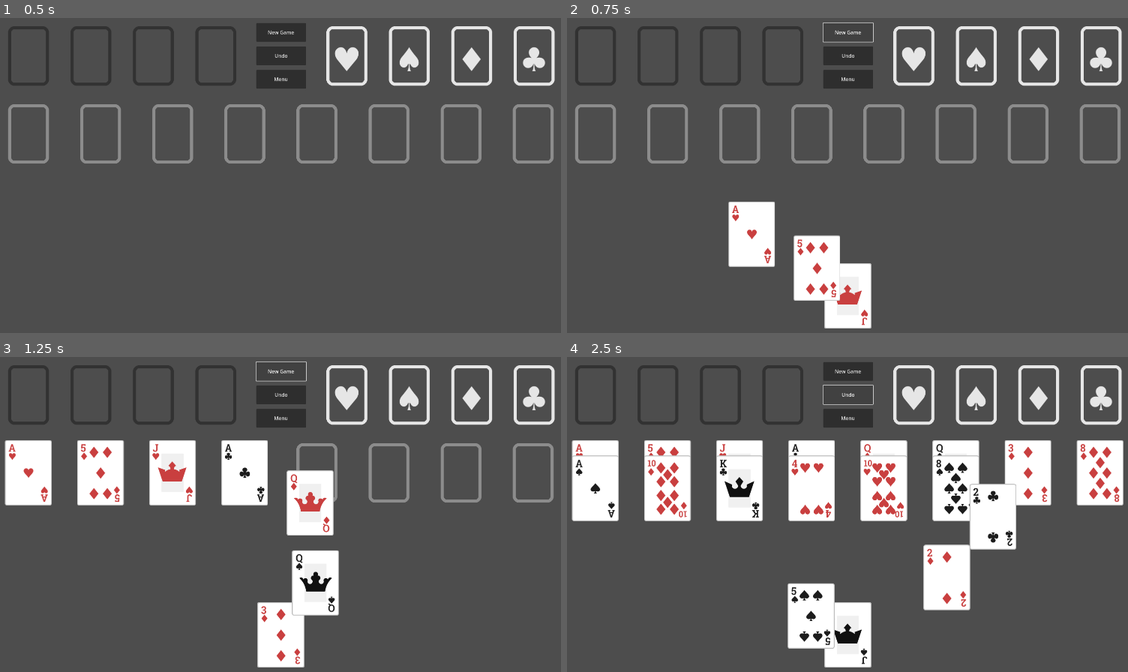
Above: before the commit, frames 1-4 (two rows, left to right).
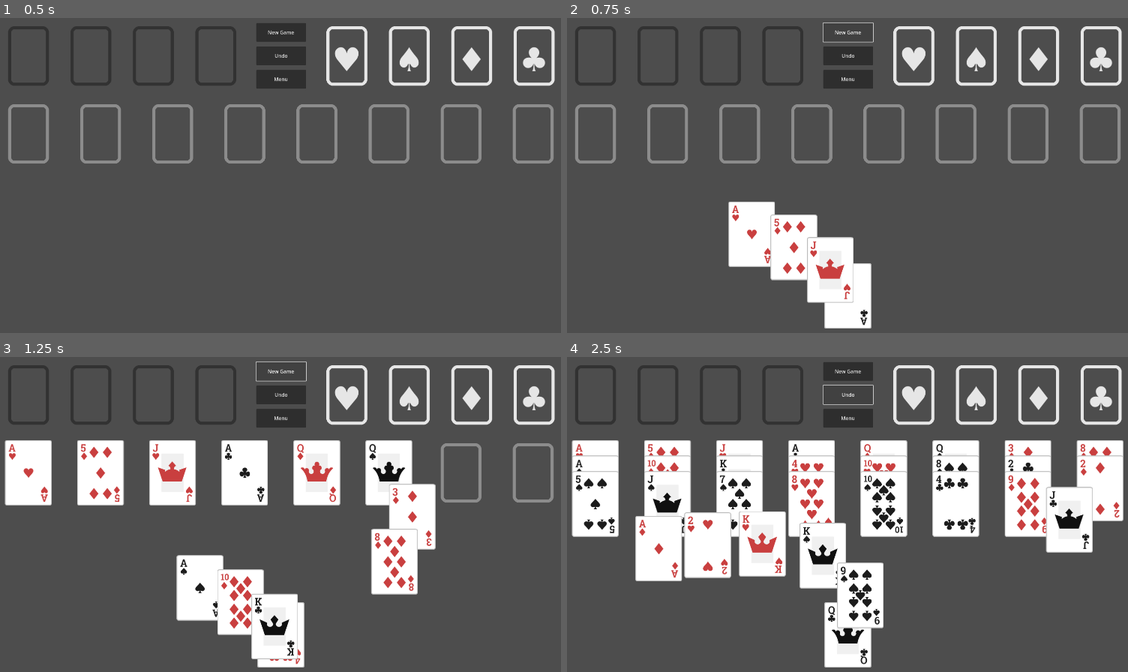
Above: after the commit, the same moments.

Repository: emabrey/card-framework
Game: Godot game, scene res://freecell/scenes/main_game/freecell_game.tscn
Two runs of this game, one before a commit and one after it. Both use one fixed random seed, a clock stepped at 60 frames per second and the inputs below.
Inputs:
- Up to frame 1 (0.5 s): no input
- Up to frame 2 (0.75 s): click "New Game" at 0.5 s
- Up to frame 3 (1.25 s): no input
- Up to frame 4 (2.5 s): click "New Game" at 1.25 s; click "Undo" at 2 s

Frame 1 is identical in both runs. In frame 2, 2.3% of the frame differs, in the area x 36-54%, y 62-98%; in frame 3, 12%; in frame 4, 19%, in the area x 0-100%, y 31-98%.

Commit message:
feat: reduce game generating timer waiting time for improved responsiveness

Diff:
--- a/freecell/scenes/main_game/freecell_game.gd
+++ b/freecell/scenes/main_game/freecell_game.gd
@@ -3,7 +3,7 @@
 
 const suits = ["Heart", "Spade", "Diamond", "Club"]
 const auto_move_timer_wating_time = 0.2
-const game_generating_timer_waiting_time = 0.1
+const game_generating_timer_waiting_time = 0.05
 
 var freecells := []
 var foundations := []
